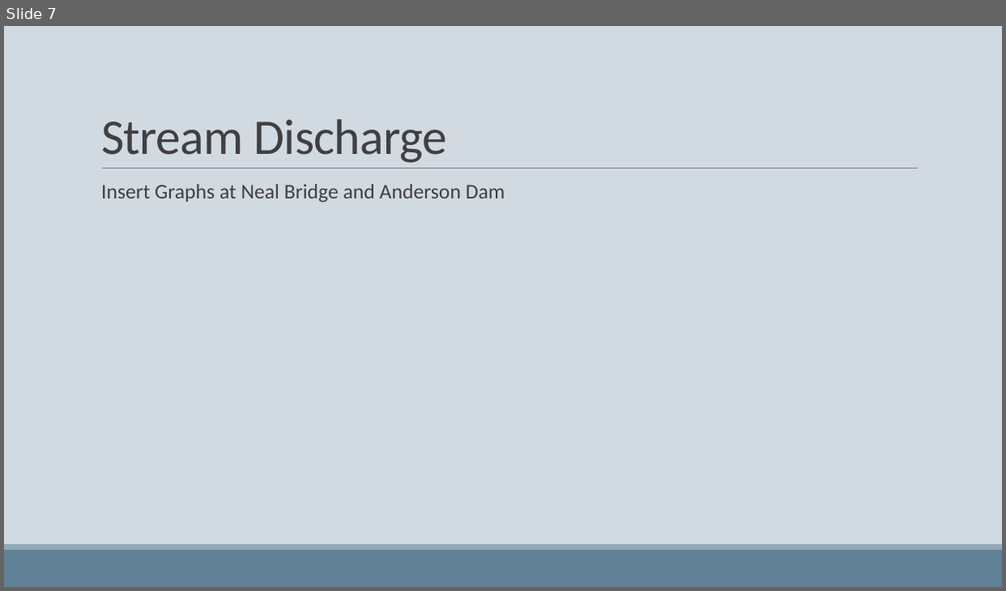
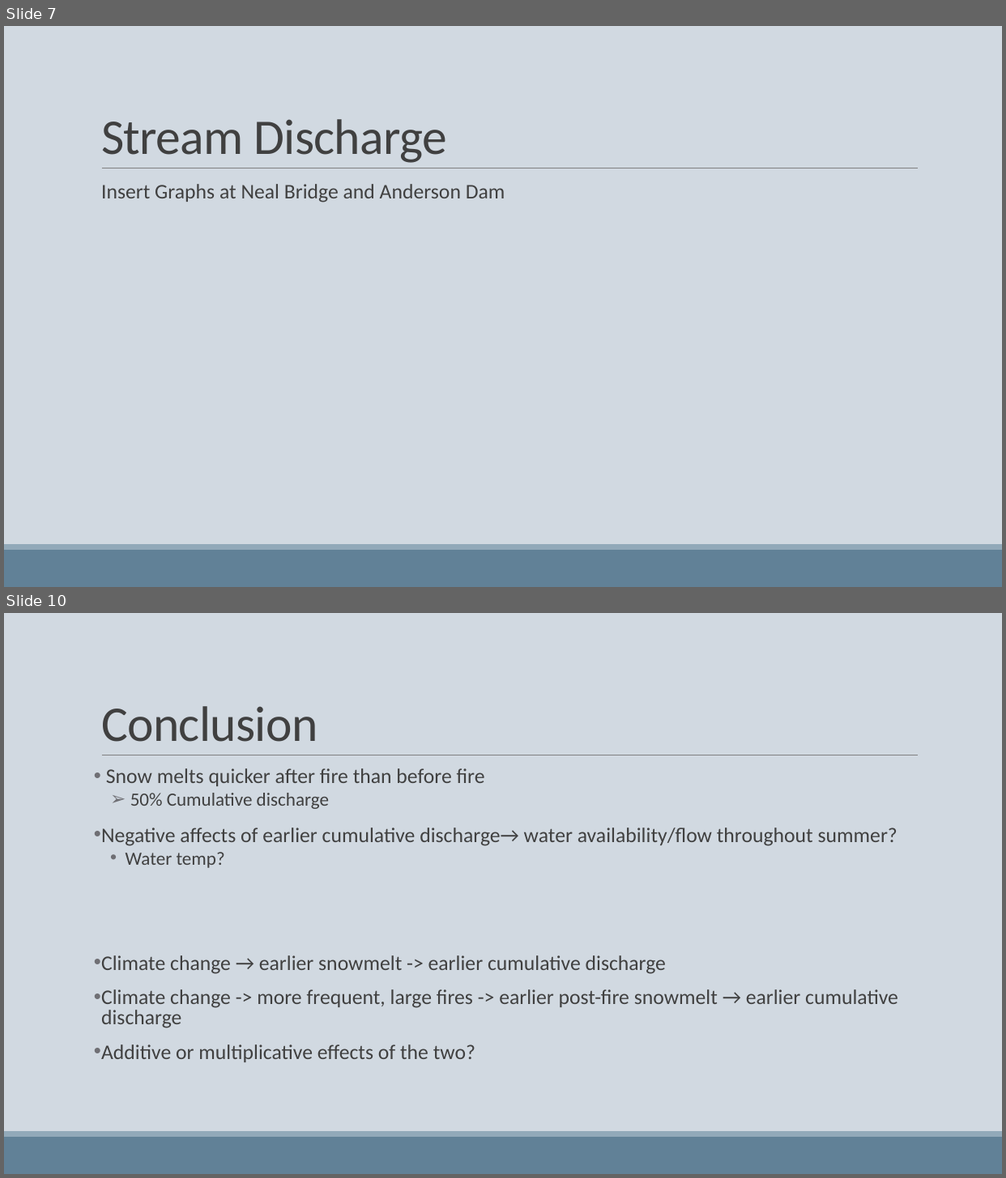
Before and after one commit to woz22/thesis, a slide deck: courses/geog475_pres.pptx. Shown one above the other, each under a label of ours: slide 7 before the commit, slides 7 and 10 after it; the slides between them are not shown. The pictures are 1006x591 and 1006x1178 pixels, drawn with LibreOffice and Linux fonts; fonts in the diff are those of the drawing. Boxes give left, top, right and bottom in pixels: in the first picture for what was removed or moved away, otherwise in the second. Text is boxed around its words. In the diff, an @@ line names an element or a change of style, - is before the commit and + after.

```diff
--- a/courses/geog475_pres.pptx
+++ b/courses/geog475_pres.pptx
@@ slide 10 added at (x1=4, y1=613, x2=1002, y2=1174), background #D1D9E1; not listed: 3 template elements that a slide beside it also shows @@
@@ title added at (x1=101, y1=706, x2=317, y2=742), 48 pt, text #404040 @@
+Conclusion
@@ text added at (x1=101, y1=769, x2=898, y2=1063), 20 pt, text #404040 @@
+• Snow melts quicker after fire than before fire
+  ➢ 50% Cumulative discharge
+• Negative affects of earlier cumulative discharge→ water availability/flow throughout summer?
+  • Water temp?
+• Climate change → earlier snowmelt -> earlier cumulative discharge
+• Climate change -> more frequent, large fires -> earlier post-fire snowmelt → earlier cumulative discharge
+• Additive or multiplicative effects of the two?
```
Also in this commit, not shown: 2 slides changed, 4 other slides added, 2 slides removed, 7 other files.
